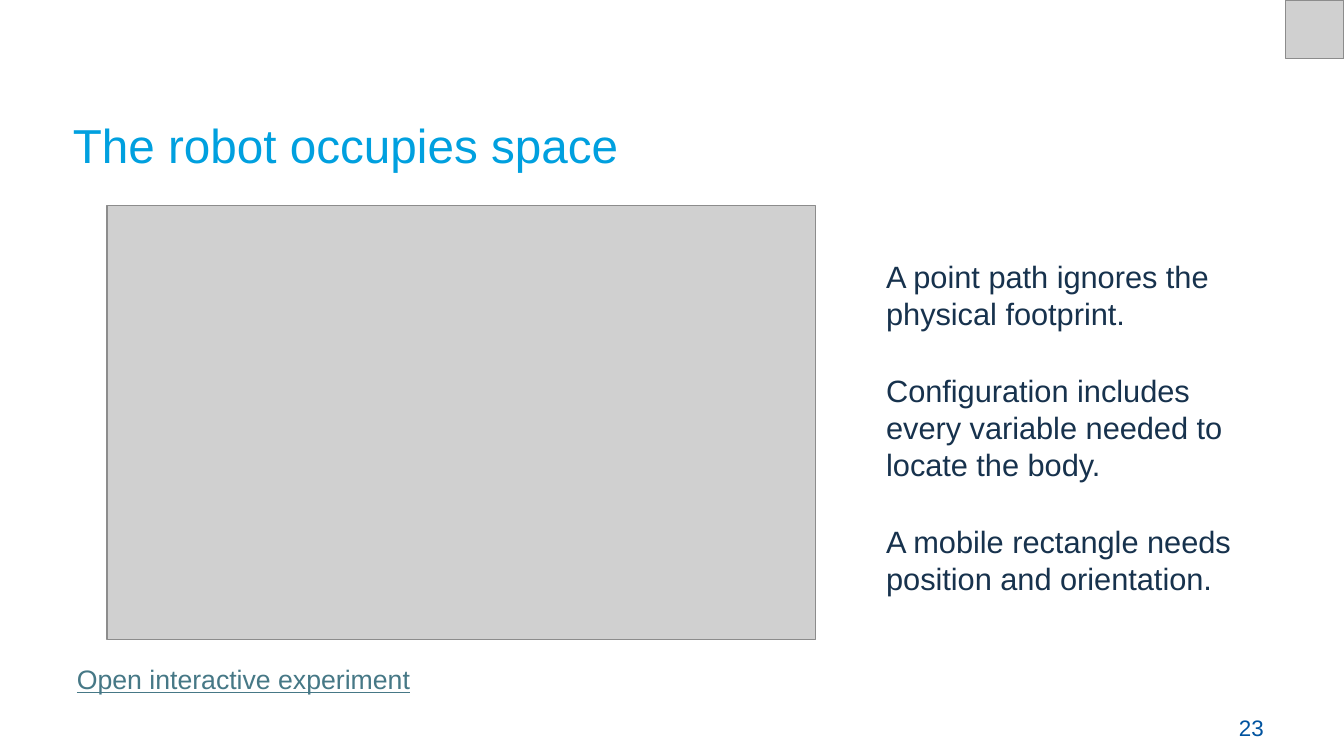
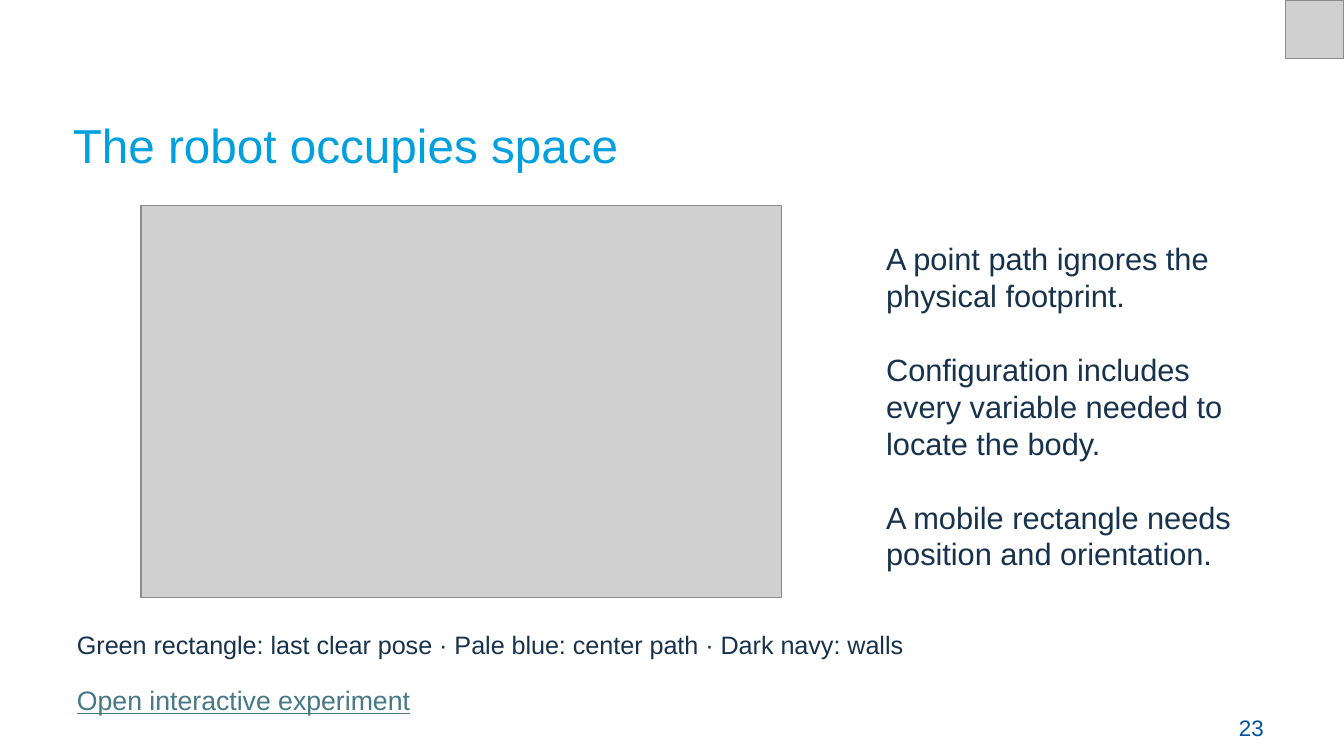
Before and after one commit to Croquembouche/Intro2AV-CourseContent, a slide deck: slide 23 of 2026/Presentations/Lecture 7 Path Planning for Autonomous Driving.pptx. Drawn at 1344x756 pixels with LibreOffice and Linux fonts; fonts in the diff are those of the drawing; grey boxes stand for pictures. Boxes give left, top, right and bottom in pixels: in the first picture for what was removed or moved away, otherwise in the second. Text is boxed around its words. In the diff, an @@ line names an element or a change of style, - is before the commit and + after.

Commit message:
Align Lecture 7 slides and colors with corrected planning demos

```diff
--- a/2026/Presentations/Lecture 7 Path Planning for Autonomous Driving.pptx
+++ b/2026/Presentations/Lecture 7 Path Planning for Autonomous Driving.pptx
@@ picture resized from (x1=108, y1=206, x2=816, y2=640) to (x1=141, y1=206, x2=782, y2=598) @@
@@ text "A point path ignores the ..." rewrapped from (x1=886, y1=265, x2=1231, y2=596) to (x1=886, y1=247, x2=1231, y2=571) @@
@@ text added at (x1=77, y1=635, x2=903, y2=659), 13.5 pt, text #17324D @@
+Green rectangle: last clear pose · Pale blue: center path · Dark navy: walls
@@ text "Open interactive experiment" moved from (x1=77, y1=669, x2=410, y2=695) to (x1=77, y1=690, x2=410, y2=716) @@
```
Also in this commit, not shown: 29 other slides changed, 5 slides added, 3 slides removed, 14 other files.
